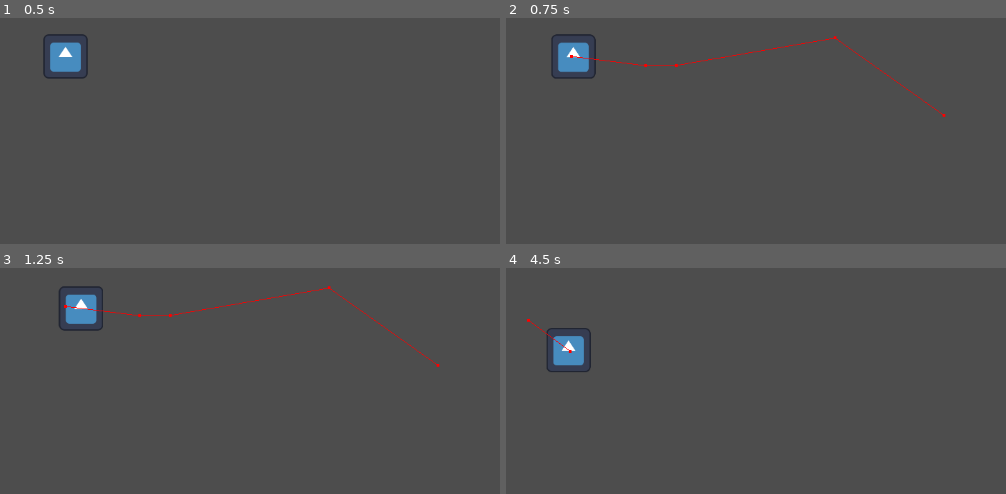
Above: before the commit, frames 1-4 (two rows, left to right).
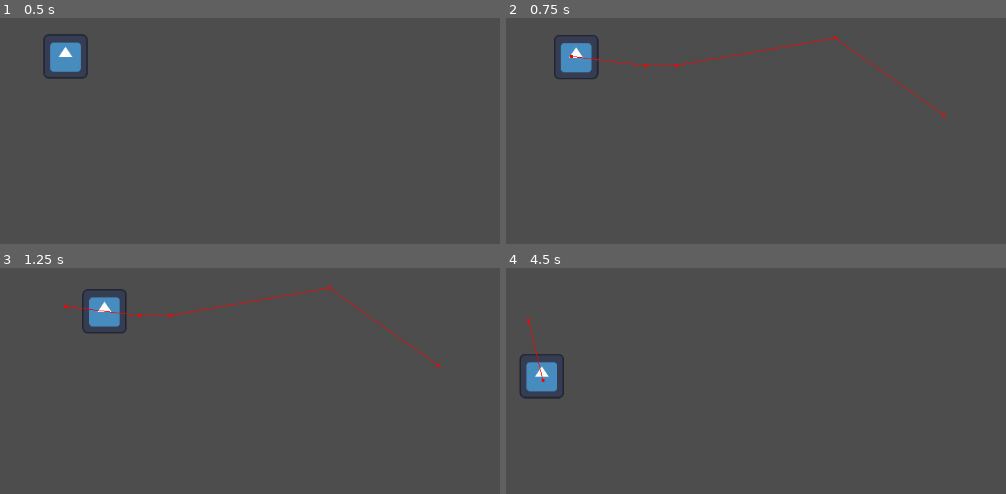
Above: after the commit, the same moments.

Repository: Seyfab/Navigation2D
Game: Godot game, scene res://main.tscn
The game is run twice, just before and just after one commit, with the same random seed, the same clock (stepped at 60 frames per second) and the same inputs. The engine's default icon, where the game draws it, is replaced by a stand-in: a white triangle on a blue panel in a dark square.
Inputs (mouse positions are in pixels of both pictures, inside the frame that each line leads up to):
- Up to frame 1 (0.5 s): no input
- Up to frame 2 (0.75 s): tap Enter at 0.5 s; move the mouse to (946, 115) at 0.52 s; click (946, 115) at 0.67 s
- Up to frame 3 (1.25 s): no input
- Up to frame 4 (4.5 s): move the mouse to (611, 410) at 1.27 s; click (611, 410) at 1.42 s; move the mouse to (846, 288) at 2.02 s; click (846, 288) at 2.17 s; move the mouse to (731, 478) at 2.77 s; click (731, 478) at 2.92 s; move the mouse to (outside the picture) at 3.52 s; click (outside the picture) at 3.67 s; move the mouse to (531, 319) at 4.27 s; click (531, 319) at 4.42 s

Frame 1 is identical in both runs. In frame 2, 0.6% of the frame differs, in the area x 9-19%, y 7-27%; in frame 3, 1.7%; in frame 4, 2.1%, in the area x 2-17%, y 23-58%.

Commit message:
Navigation2D system

Diff:
--- a/Main.gd
+++ b/Main.gd
@@ -7,5 +7,5 @@
 		return
 	if event.button_index != MOUSE_BUTTON_LEFT or not event.pressed:
 		return
-	player.direction = event.global_position
-	player.make_path()
+	player.destination = event.global_position
+	player.create_path()
--- a/player.gd
+++ b/player.gd
@@ -1,20 +1,19 @@
 extends CharacterBody2D
 
-const speed = 40
+const speed = 100
 
-var direction : Vector2
+var destination : Vector2
 
-@onready var nav_agent := $NavigationAgent2D as NavigationAgent2D
+@onready var navigation_agent := $NavigationAgent2D as NavigationAgent2D
 
 func _ready():
-	direction = position
+	destination = position
 
 func _physics_process(delta: float):
-	var dir = to_local(nav_agent.get_next_path_position()).normalized()
-	velocity = dir * speed
+	var direction = to_local(navigation_agent.get_next_path_position()).normalized()
+	velocity = direction * speed
 	move_and_slide()
 
 
-func make_path():
-	print("make_path")
-	nav_agent.target_position = direction
+func create_path():
+	navigation_agent.target_position = destination
